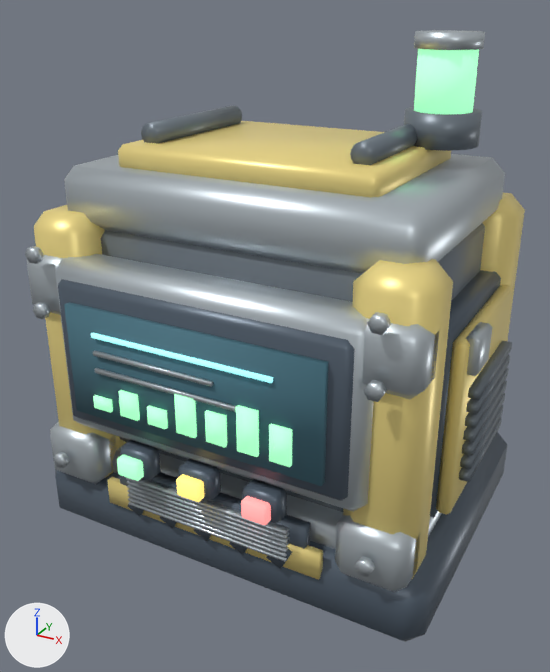
One commit to the glTF model assets/props/transformer_enhanced.glb: the scene before it, then after it.
One viewpoint serves both versions: a 50 mm camera at (1.134, -2.15, 1.733) aimed at (0.011, -0.109, 0.713). The axes (+X, +Y, +Z) are drawn at lower left. The lights are the same throughout. The first picture is the older version. Where no turn or scale is listed for an object, it has been applied to the vertices.

Objects in the first picture: 'Base_black', 'Body_black', 'CornerGuard_steel', 'Detail_steel', 'DisplayFrame_steel', 'Frame_yellow', 'Housing_dark', 'RoofPanel_yellow', 'ScreenGraphics_glow', 'ScreenGraphics_safe', 'ScreenGraphics_steel', 'ScreenSurface_screen', 'ServiceDoor_yellow', 'TopCap_steel' and 14 more.
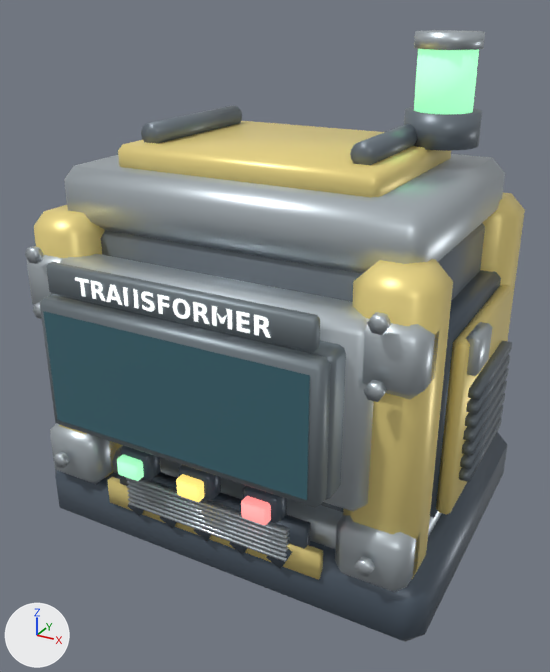
Boxes [x1, y1, x2, y2] around the edits, measured in the pictures (550 x 672 px):
'LiveViewSurface_glass', added (cyan)
    after: [43, 311, 310, 500]
'ScreenSurface_screen', deleted (cyan)
    before: [64, 302, 329, 486]
'Body_black', deleted
    before: [58, 279, 355, 501]
'LiveViewSurfaceFrame_frame', added
    after: [40, 295, 331, 508]
'TypePlate_frame', added
    after: [46, 262, 320, 352]
'ScreenGraphics_safe', deleted (green)
    before: [93, 390, 292, 467]
'ScreenMount_frame', added (mostly hidden)
    after: [50, 293, 346, 500]
'TypeLabel_white', added
    after: [75, 277, 271, 338]
'ScreenGraphics_steel', deleted
    before: [93, 350, 236, 412]
'ScreenGraphics_glow', deleted
    before: [91, 333, 273, 383]

Edits to the bpy script that builds the scene:
```text
Add mat_white:
    mat_white = principled_material('white')
    mat_white.base_color = (0.906, 0.941, 0.929)  # white #f4f8f7
    mat_white.roughness = 0.38
    mat_white.emission_color = (0.679, 0.706, 0.697)  # light grey #d7dbd9
    mat_white.emission_strength = 1.0
Add mat_frame:
    mat_frame = principled_material('frame')
    mat_frame.base_color = (0.224, 0.267, 0.294)  # grey #828d94
    mat_frame.metallic = 0.65
    mat_frame.roughness = 0.49
Add mat_glass:
    mat_glass = principled_material('glass')
    mat_glass.base_color = (0.0627, 0.173, 0.216)  # cyan #477380
    mat_glass.metallic = 0.28
    mat_glass.roughness = 0.2
Add me_typelabel_white:
    me_typelabel_white.from_pydata(...)  # 253 vertices, 237 faces; spans x -0.309..0.309, y -0.67, z 0.984..1.039
    me_typelabel_white.materials.append(mat_white)  # white #f4f8f7, glowing light grey #d7dbd9
Add me_typeplate_frame:
    me_typeplate_frame.from_pydata(...)  # 24 vertices, 44 faces; spans x -0.425..0.425, y -0.666..-0.632, z 0.966..1.056
    me_typeplate_frame.materials.append(mat_frame)  # grey #828d94
Add me_liveviewsurface_glass:
    me_liveviewsurface_glass.from_pydata([(-0.425, -0.691, 0.564), (0.425, -0.691, 0.564), (0.425, -0.691, 0.922), (-0.425, -0.691, 0.922)], [], [(0, 1, 2), (0, 2, 3)])
    me_liveviewsurface_glass.materials.append(mat_glass)  # cyan #477380
Add me_liveviewsurfaceframe_frame:
    me_liveviewsurfaceframe_frame.from_pydata(...)  # 24 vertices, 44 faces; spans x -0.455..0.455, y -0.688..-0.622, z 0.534..0.952
    me_liveviewsurfaceframe_frame.materials.append(mat_frame)  # grey #828d94
Add me_screenmount_frame:
    me_screenmount_frame.from_pydata(...)  # 56 vertices, 108 faces; spans x -0.462..0.462, y -0.638..-0.498, z 0.53..0.956
    me_screenmount_frame.materials.append(mat_frame)  # grey #828d94
Remove ob_body_black:
    ob_body_black = bpy.data.objects.new('Body_black', me_body_black)
    ob_body_black.location = (0.0, 0.0, 0.0)
Remove ob_screensurface_screen:
    ob_screensurface_screen = bpy.data.objects.new('ScreenSurface_screen', me_screensurface_screen)
    ob_screensurface_screen.location = (0.0, 0.0, 0.0)
Remove ob_screengraphics_glow:
    ob_screengraphics_glow = bpy.data.objects.new('ScreenGraphics_glow', me_screengraphics_glow)
    ob_screengraphics_glow.location = (0.0, 0.0, 0.0)
Remove ob_screengraphics_steel:
    ob_screengraphics_steel = bpy.data.objects.new('ScreenGraphics_steel', me_screengraphics_steel)
    ob_screengraphics_steel.location = (0.0, 0.0, 0.0)
Remove ob_screengraphics_safe:
    ob_screengraphics_safe = bpy.data.objects.new('ScreenGraphics_safe', me_screengraphics_safe)
    ob_screengraphics_safe.location = (0.0, 0.0, 0.0)
Add ob_typelabel_white:
    ob_typelabel_white = bpy.data.objects.new('TypeLabel_white', me_typelabel_white)
    ob_typelabel_white.location = (0.0, 0.0, 0.0)
Add ob_typeplate_frame:
    ob_typeplate_frame = bpy.data.objects.new('TypePlate_frame', me_typeplate_frame)
    ob_typeplate_frame.location = (0.0, 0.0, 0.0)
Add ob_liveviewsurface_glass:
    ob_liveviewsurface_glass = bpy.data.objects.new('LiveViewSurface_glass', me_liveviewsurface_glass)
    ob_liveviewsurface_glass.location = (0.0, 0.0, 0.0)
Add ob_liveviewsurfaceframe_frame:
    ob_liveviewsurfaceframe_frame = bpy.data.objects.new('LiveViewSurfaceFrame_frame', me_liveviewsurfaceframe_frame)
    ob_liveviewsurfaceframe_frame.location = (0.0, 0.0, 0.0)
Add ob_screenmount_frame:
    ob_screenmount_frame = bpy.data.objects.new('ScreenMount_frame', me_screenmount_frame)
    ob_screenmount_frame.location = (0.0, 0.0, 0.0)
```
